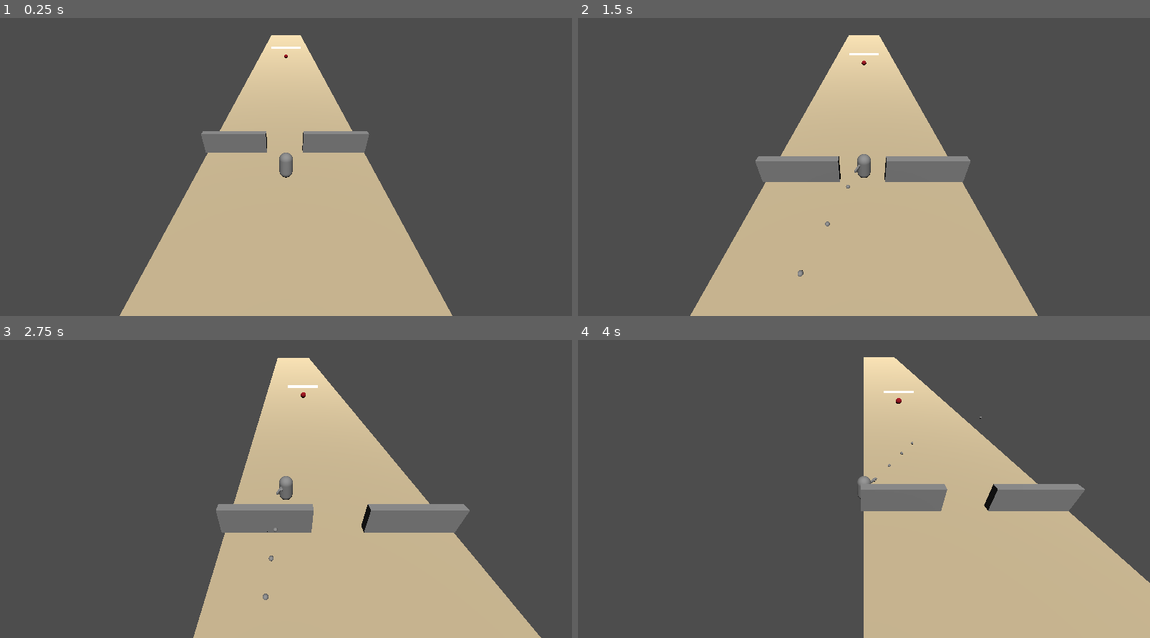
Above: before the commit, frames 1-4 (two rows, left to right).
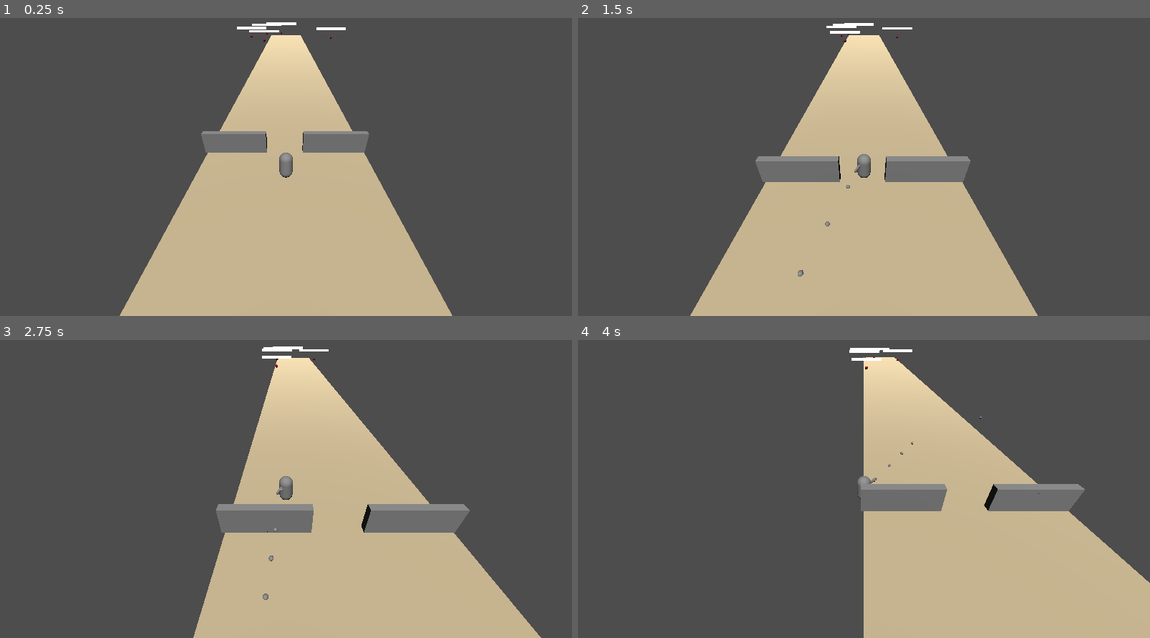
Above: after the commit, the same moments.

Repository: Tinalexman/rodent-rebellion
Game: Godot game, scene res://scenes/world.tscn
The game is run twice, just before and just after one commit, with the same random seed, the same clock (stepped at 60 frames per second) and the same inputs.
Inputs (mouse positions are in pixels of both pictures, inside the frame that each line leads up to):
- Up to frame 1 (0.25 s): no input
- Up to frame 2 (1.5 s): tap Enter at 0.5 s; move the mouse to (835, 220) at 0.52 s; press the mouse at (835, 220) at 0.53 s; hold W (forward) from 0.53 s (still down); move the mouse to (1035, 202) at 1.27 s; release the mouse at (1035, 202) at 1.28 s; click (1035, 202) at 1.35 s
- Up to frame 3 (2.75 s): move the mouse to (114, 429) at 2.02 s; release W (forward) at 2.03 s; press the mouse at (114, 429) at 2.03 s; hold A (left) from 2.03 s (still down)
- Up to frame 4 (4 s): move the mouse to (892, 477) at 2.77 s; release the mouse at (892, 477) at 2.78 s; click (892, 477) at 2.85 s; move the mouse to (778, 396) at 3.52 s; release A (left) at 3.53 s; press the mouse at (778, 396) at 3.53 s; hold S (backward) from 3.53 s (still down)

The runs differ from the first frame. In frame 1, 0.3% of the frame differs, in the area x 41-61%, y 1-14%; in frame 2, 0.2%; in frame 3, 0.3%; in frame 4, 0.3%.

Commit message:
Some minor feature updates

Diff:
--- a/scenes/world.tscn
+++ b/scenes/world.tscn
@@ -1,7 +1,8 @@
-[gd_scene load_steps=9 format=3 uid="uid://d2h1aw2vkvc2h"]
+[gd_scene load_steps=10 format=3 uid="uid://d2h1aw2vkvc2h"]
 
-[ext_resource type="PackedScene" uid="uid://x4xe7woyxt03" path="res://scenes/enemy.tscn" id="1_k0juu"]
+[ext_resource type="Script" uid="uid://dr3n7vmxusowm" path="res://scripts/enemy_spawner.gd" id="1_k0juu"]
 [ext_resource type="PackedScene" uid="uid://ds70l2yfgfsm1" path="res://scenes/player.tscn" id="1_nnsk1"]
+[ext_resource type="PackedScene" uid="uid://x4xe7woyxt03" path="res://scenes/enemy.tscn" id="2_71j4m"]
 [ext_resource type="PackedScene" uid="uid://dhthch7vc287b" path="res://scenes/ramp.tscn" id="2_rwgxs"]
 [ext_resource type="Script" uid="uid://c7w83yyq8cqcw" path="res://scripts/camera_spring_arm.gd" id="3_4wyf3"]
 
@@ -20,8 +21,13 @@
 
 [node name="World" type="Node3D"]
 
-[node name="Enemy" parent="." instance=ExtResource("1_k0juu")]
-transform = Transform3D(1, 0, 0, 0, 1, 0, 0, 0, 1, 0, 1.4877183, 0)
+[node name="EnemySpawner" type="Node3D" parent="." node_paths=PackedStringArray("root_node")]
+transform = Transform3D(1, 0, 0, 0, 1, 0, 0, 0, 1, -2.3, 1, 52.475174)
+script = ExtResource("1_k0juu")
+enemy_prefab = ExtResource("2_71j4m")
+root_node = NodePath("..")
+max_enemies = 5
+spawn_rate = 1
 
 [node name="Map" type="Node3D" parent="."]
 
--- a/scripts/enemy.gd
+++ b/scripts/enemy.gd
@@ -1,7 +1,6 @@
 extends CharacterBody3D
 
 @export var move_speed: float
-
 @onready var navigation_agent := $NavigationAgent3D as NavigationAgent3D
 
 var player : Node3D
@@ -11,6 +10,8 @@
 
 var current_health : int
 
+signal enemy_died()
+
 func _ready() -> void:
 	current_health = initial_health
 	$Control/TextureProgressBar.max_value = initial_health
@@ -19,6 +20,7 @@
 func _process(delta: float) -> void:
 
 	if current_health <= 0:
+		enemy_died.emit()
 		queue_free()
 		return
 
@@ -37,3 +39,6 @@
 	if area.is_in_group("Bullet"):
 		current_health -= hit_point
 		$Control/TextureProgressBar.value = current_health
+
+		if area.owner:
+			area.owner.queue_free()
--- /dev/null
+++ b/scripts/enemy_spawner.gd
@@ -0,0 +1,30 @@
+extends Node3D
+
+@export var enemy_prefab : PackedScene
+@export var root_node : Node3D
+
+@export var max_enemies : int
+@export var spawn_rate : int
+
+var current_enemies : int
+
+func _ready() -> void:
+	current_enemies = 0
+
+func on_enemy_killed() -> void:
+	current_enemies -= 1
+
+func _process(delta: float) -> void:
+	if(current_enemies >= max_enemies):
+		return
+
+	for i in range(spawn_rate):
+		if current_enemies >= max_enemies:
+			break
+
+		var enemy = enemy_prefab.instantiate()
+		enemy.enemy_died.connect(on_enemy_killed)
+		var rand_angle = randf_range(0, PI * 2)
+		enemy.position = global_position + ((Vector3.RIGHT * sin(rand_angle) + Vector3.FORWARD * cos(rand_angle))) * 20
+		root_node.add_child(enemy)
+		current_enemies += 1
--- a/scripts/player.gd
+++ b/scripts/player.gd
@@ -43,5 +43,8 @@
 func _on_area_3d_body_entered(body: Node3D) -> void:
 	if body.is_in_group("Enemy"):
 		is_alive = false
-		$Weapon.queue_free()
-		$MeshInstance3D.queue_free()
+
+		if get_node_or_null("Weapon") != null:
+			$Weapon.queue_free()
+		if get_node_or_null("MeshInstance3D") != null:
+			$MeshInstance3D.queue_free()
Not shown, added: scripts/enemy_spawner.gd.uid
